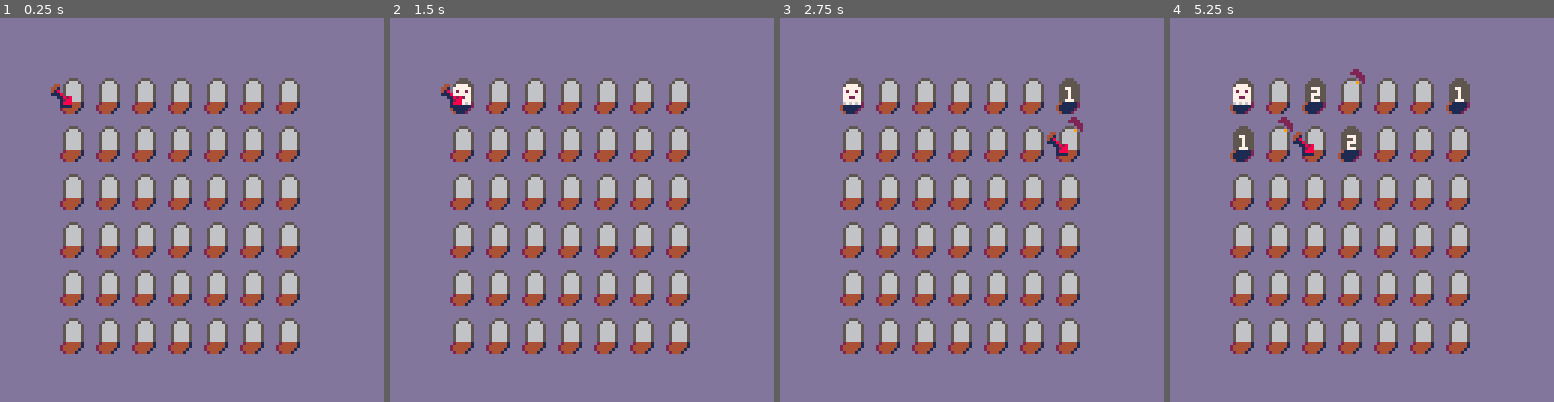
Above: before the commit, frames 1-4 (left to right).
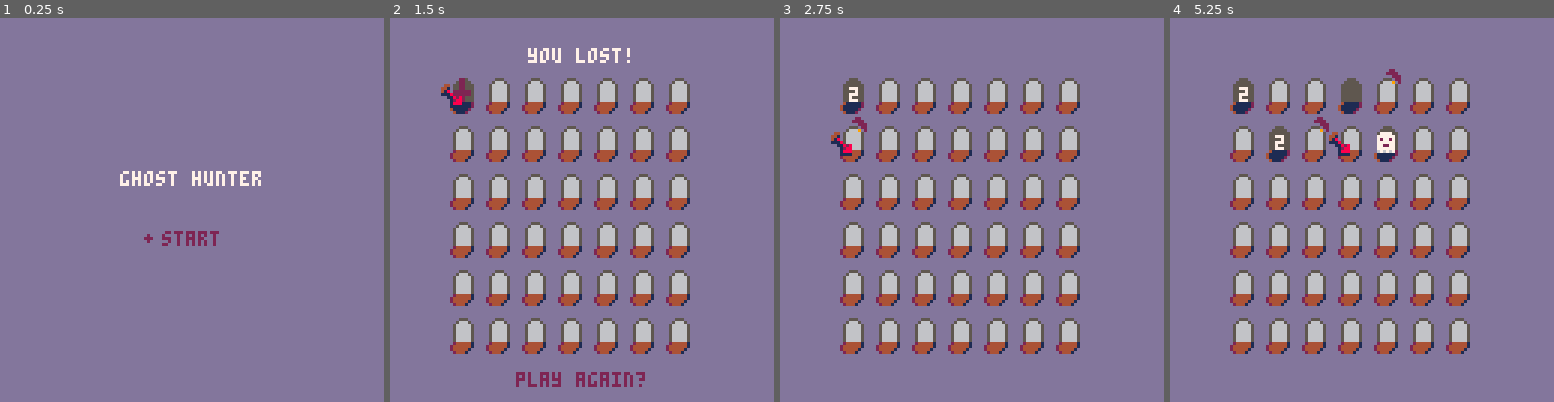
Above: after the commit, the same moments.

Repository: J0shW/ghosthunter
Game: PICO-8 cartridge ghosthunter.p8
Same seed, same stepped clock (60 frames per second), same inputs: the game is played once before the commit and once after it.
Inputs:
- Up to frame 1 (0.25 s): no input
- Up to frame 2 (1.5 s): tap O (Z key) at 0.33, 0.7, 1.43 s; tap X (X key) at 1.07 s
- Up to frame 3 (2.75 s): hold Left 1.97-2.37 s; tap X (X key) at 2.07, 2.4, 2.73 s; tap O (Z key) at 2.22 s; hold Down from 2.42 s (still down)
- Up to frame 4 (5.25 s): release Down at 2.82 s; hold Right 2.87-3.53 s; tap X (X key) every 0.33 s from 3.07 to 5.07 s; tap O (Z key) at 3.1, 3.98, 4.87 s; hold Up 3.58-4.08 s; hold Right 4.13-4.53 s; hold Down 4.58-5.08 s; hold Left from 5.13 s (still down)

The runs differ from the first frame. In frame 1, 20% of the frame differs, in the area x 13-79%, y 15-88%; in frame 2, 1.2%; in frame 3, 1.1%; in frame 4, 3.4%.

Commit message:
Basic game flow in place

Diff:
--- a/main.lua
+++ b/main.lua
@@ -26,7 +26,10 @@
 
  cursor=1
 
- gameStates={playing=0, won=1, lost=2}
+ gameStates={startMenu=0, playing=1, won=2, lost=3}
+ gamestate=gameStates.startMenu
+ numMines=10
+ t=0
 end
 
 function _draw()
@@ -48,115 +51,143 @@
  -- fillp(0)
 
  -- switch display based on gamestate
- if gamestate==gameStates.playing then
+ if gamestate==gameStates.startMenu then
+  local title="ghost hunter"
+  local btntxt="start"
+  print(title,hcenter(title),vcenter(title)-10,7)
+  print(btntxt, hcenter(btntxt), vcenter(btntxt)+10, 2)
+  circfill(hcenter(btntxt)-5,vcenter(btntxt)+12, 1, t%30==1 and 7 or 2)
+ end
+ if gamestate!=gameStates.startMenu then
   -- drawBoard()
- elseif gamestate==gameStates.won then
-  print("you won!", 45, 10, 7)
- elseif gamestate==gameStates.lost then
-  print("you lost!", 45, 10, 7)
- end
-
- for i=1,#board do
-  local tx=flr((i-1)%boardWidth)*tileWidth+boardOffsetX
-  -- we use the lua backslash here to divide and floor at the same time
-  local ty=flr((i-1)\boardWidth)*tileHeight+boardOffsetY
-
-		-- if hidden tile
-  if board[i]!=tileStates.emptyRevealed and board[i]!=tileStates.ghostRevealed and board[i]!=tileStates.curseRevealed then
-   spr(1, tx, ty)
-   spr(2, tx, ty+8)
-
-		-- if revealed tile
-  elseif board[i]==tileStates.emptyRevealed or board[i]==tileStates.ghostRevealed or board[i]==tileStates.curseRevealed then
-   spr(3, tx, ty)
-   spr(4, tx, ty+8)
-   if board[i]==tileStates.ghostRevealed then
-    spr(17, tx, ty+1)
-   elseif board[i]==tileStates.curseRevealed then
-    spr(18, tx, ty)
-   end
-  end
-
-  -- spr(2, flr((i-1)%boardWidth)*8, flr((i-1)%boardHeight)*13+8)
-  -- print(board[i], tx+2, ty+3, 7)
-
-  if board[i]==tileStates.emptyRevealed then
-   countNeighbors(i, tx+3, ty+3)
-  end
-  if board[i]==tileStates.emptyFlagged or board[i]==tileStates.ghostFlagged or board[i]==tileStates.curseFlagged then
-   spr(19, tx+1, ty-6)
-  end
- end
-
- local cx=flr((cursor-1)%boardWidth)*tileWidth+boardOffsetX
- local cy=flr((cursor-1)\boardWidth)*tileHeight+boardOffsetY
---  spr(17, cx-4, cy+2)
- spr(5, cx-3, cy+2, 2, 2)
+  for i=1,#board do
+   local tx=flr((i-1)%boardWidth)*tileWidth+boardOffsetX
+   -- we use the lua backslash here to divide and floor at the same time
+   local ty=flr((i-1)\boardWidth)*tileHeight+boardOffsetY
+
+   -- if hidden tile
+   if board[i]!=tileStates.emptyRevealed and board[i]!=tileStates.ghostRevealed and board[i]!=tileStates.curseRevealed then
+    spr(1, tx, ty)
+    spr(2, tx, ty+8)
+
+   -- if revealed tile
+   elseif board[i]==tileStates.emptyRevealed or board[i]==tileStates.ghostRevealed or board[i]==tileStates.curseRevealed then
+    spr(3, tx, ty)
+    spr(4, tx, ty+8)
+    if board[i]==tileStates.ghostRevealed then
+     spr(17, tx, ty+1)
+    elseif board[i]==tileStates.curseRevealed then
+     spr(18, tx, ty)
+    end
+   end
+
+   -- spr(2, flr((i-1)%boardWidth)*8, flr((i-1)%boardHeight)*13+8)
+   -- print(board[i], tx+2, ty+3, 7)
+
+   if board[i]==tileStates.emptyRevealed then
+    countNeighbors(i, tx+3, ty+3)
+   end
+   if board[i]==tileStates.emptyFlagged or board[i]==tileStates.ghostFlagged or board[i]==tileStates.curseFlagged then
+    spr(19, tx+1, ty-6)
+   end
+  end
+
+  local cx=flr((cursor-1)%boardWidth)*tileWidth+boardOffsetX
+  local cy=flr((cursor-1)\boardWidth)*tileHeight+boardOffsetY
+  --  spr(17, cx-4, cy+2)
+  spr(5, cx-3, cy+2, 2, 2)
+ end
+ if gamestate==gameStates.won then
+  local title="you won!"
+  print(title, hcenter(title), 10, 7)
+  local btntxt="play again?"
+  print(btntxt, hcenter(btntxt), 118, 2)
+ end
+ if gamestate==gameStates.lost then
+  local title="you lost!"
+  print(title, hcenter(title), 10, 7)
+  local btntxt="play again?"
+  print(btntxt, hcenter(btntxt), 118, 2)
+ end
 end
 
 function _update()
- -- win check
- local win=true
- for i=1,#board do
-  -- if there are any empty tiles or ghost tiles left, the player hasn't won yet
-  if board[i]==tileStates.empty or board[i]==tileStates.ghost then
-   win=false
-  end
- end
- if win then
-  gamestate=gameStates.won
- end
-
- -- lose check
- local lose=false
- for i=1,#board do
-  -- if there are any curses revealed, the player has lost
-  if board[i]==tileStates.curseRevealed then
-   lose=true
-  end
- end
- if lose then
-  gamestate=gameStates.lost
- end
-
- local aboveExists=cursor>boardWidth
- local belowExists=cursor<=(boardWidth*boardHeight)-boardWidth
- local leftExists=cursor%boardWidth!=1
- local rightExists=cursor%boardWidth!=0
- if btnp(⬆️) then
-  cursor=aboveExists and cursor-boardWidth or (boardWidth*boardHeight)-(boardWidth-cursor)
- end
- if btnp(⬇️) then
-  cursor=belowExists and cursor+boardWidth or ((cursor-1)%boardWidth)+1
- end
- if btnp(⬅️) then
-  cursor=leftExists and cursor-1 or cursor+(boardWidth-1)
- end
- if btnp(➡️) then
-  cursor=rightExists and cursor+1 or cursor-(boardWidth-1)
- end
- if btnp(❎) then
-  if board[cursor]==tileStates.empty then
-   board[cursor]=tileStates.emptyFlagged
-  elseif board[cursor]==tileStates.emptyFlagged then
-   board[cursor]=tileStates.empty
-  elseif board[cursor]==tileStates.ghost then
-   board[cursor]=tileStates.ghostFlagged
-  elseif board[cursor]==tileStates.ghostFlagged then
-   board[cursor]=tileStates.ghost
-  elseif board[cursor]==tileStates.curse then
-   board[cursor]=tileStates.curseFlagged
-  elseif board[cursor]==tileStates.curseFlagged then
-   board[cursor]=tileStates.curse
-  end
- end
- if btnp(🅾️) then
-  if board[cursor]==tileStates.empty or board[cursor]==tileStates.emptyFlagged then
-   board[cursor]=tileStates.emptyRevealed
-  elseif board[cursor]==tileStates.ghost or board[cursor]==tileStates.ghostFlagged then
-   board[cursor]=tileStates.ghostRevealed
-  elseif board[cursor]==tileStates.curse or board[cursor]==tileStates.curseFlagged then
-   board[cursor]=tileStates.curseRevealed
+ t+=1
+
+ if gamestate==gameStates.startMenu then
+  if btnp(❎) then
+   initBoard(4, 4)
+   gamestate=gameStates.playing
+  end
+ elseif gamestate==gameStates.won or gamestate==gameStates.lost then
+  if btnp(❎) then
+   initBoard(4, 4)
+   gamestate=gameStates.playing
+  end
+ elseif gamestate==gameStates.playing then
+  -- win check
+  local win=true
+  for i=1,#board do
+   -- if there are any empty tiles or ghost tiles left, the player hasn't won yet
+   if board[i]==tileStates.empty or board[i]==tileStates.emptyFlagged or board[i]==tileStates.ghost or board[i]==tileStates.ghostFlagged then
+    win=false
+   end
+  end
+  if win then
+   gamestate=gameStates.won
+  end
+
+  -- lose check
+  local lose=false
+  for i=1,#board do
+   -- if there are any curses revealed, the player has lost
+   if board[i]==tileStates.curseRevealed then
+    lose=true
+   end
+  end
+  if lose then
+   gamestate=gameStates.lost
+  end
+
+  local aboveExists=cursor>boardWidth
+  local belowExists=cursor<=(boardWidth*boardHeight)-boardWidth
+  local leftExists=cursor%boardWidth!=1
+  local rightExists=cursor%boardWidth!=0
+  if btnp(⬆️) then
+   cursor=aboveExists and cursor-boardWidth or (boardWidth*boardHeight)-(boardWidth-cursor)
+  end
+  if btnp(⬇️) then
+   cursor=belowExists and cursor+boardWidth or ((cursor-1)%boardWidth)+1
+  end
+  if btnp(⬅️) then
+   cursor=leftExists and cursor-1 or cursor+(boardWidth-1)
+  end
+  if btnp(➡️) then
+   cursor=rightExists and cursor+1 or cursor-(boardWidth-1)
+  end
+  if btnp(❎) then
+   if board[cursor]==tileStates.empty then
+    board[cursor]=tileStates.emptyFlagged
+   elseif board[cursor]==tileStates.emptyFlagged then
+    board[cursor]=tileStates.empty
+   elseif board[cursor]==tileStates.ghost then
+    board[cursor]=tileStates.ghostFlagged
+   elseif board[cursor]==tileStates.ghostFlagged then
+    board[cursor]=tileStates.ghost
+   elseif board[cursor]==tileStates.curse then
+    board[cursor]=tileStates.curseFlagged
+   elseif board[cursor]==tileStates.curseFlagged then
+    board[cursor]=tileStates.curse
+   end
+  end
+  if btnp(🅾️) then
+   if board[cursor]==tileStates.empty or board[cursor]==tileStates.emptyFlagged then
+    board[cursor]=tileStates.emptyRevealed
+   elseif board[cursor]==tileStates.ghost or board[cursor]==tileStates.ghostFlagged then
+    board[cursor]=tileStates.ghostRevealed
+   elseif board[cursor]==tileStates.curse or board[cursor]==tileStates.curseFlagged then
+    board[cursor]=tileStates.curseRevealed
+   end
   end
  end
 end
@@ -168,6 +199,27 @@
   end
  end
  return false
+end
+
+function initBoard(ghostCount, curseCount)
+ board={}
+ for i=1,boardWidth*boardHeight do
+  board[i]=tileStates.empty
+ end
+ for i=1,ghostCount do
+  local ghostPos=flr(rnd(boardWidth*boardHeight))+1
+  while board[ghostPos]!=tileStates.empty do
+   ghostPos=flr(rnd(boardWidth*boardHeight))+1
+  end
+  board[ghostPos]=tileStates.ghost
+ end
+ for i=1,curseCount do
+  local cursePos=flr(rnd(boardWidth*boardHeight))+1
+  while board[cursePos]!=tileStates.empty do
+   cursePos=flr(rnd(boardWidth*boardHeight))+1
+  end
+  board[cursePos]=tileStates.curse
+ end
 end
 
 function countNeighbors(i, x, y)
@@ -230,3 +282,18 @@
   print(count, x, y, 7)
  end
 end
+
+function hcenter(s)
+ -- screen center minus the
+ -- string length times the
+ -- pixels in a char's width,
+ -- cut in half
+ return 64-#s*2
+end
+
+function vcenter(s)
+ -- screen center minus the
+ -- string height in pixels,
+ -- cut in half
+ return 61
+end
